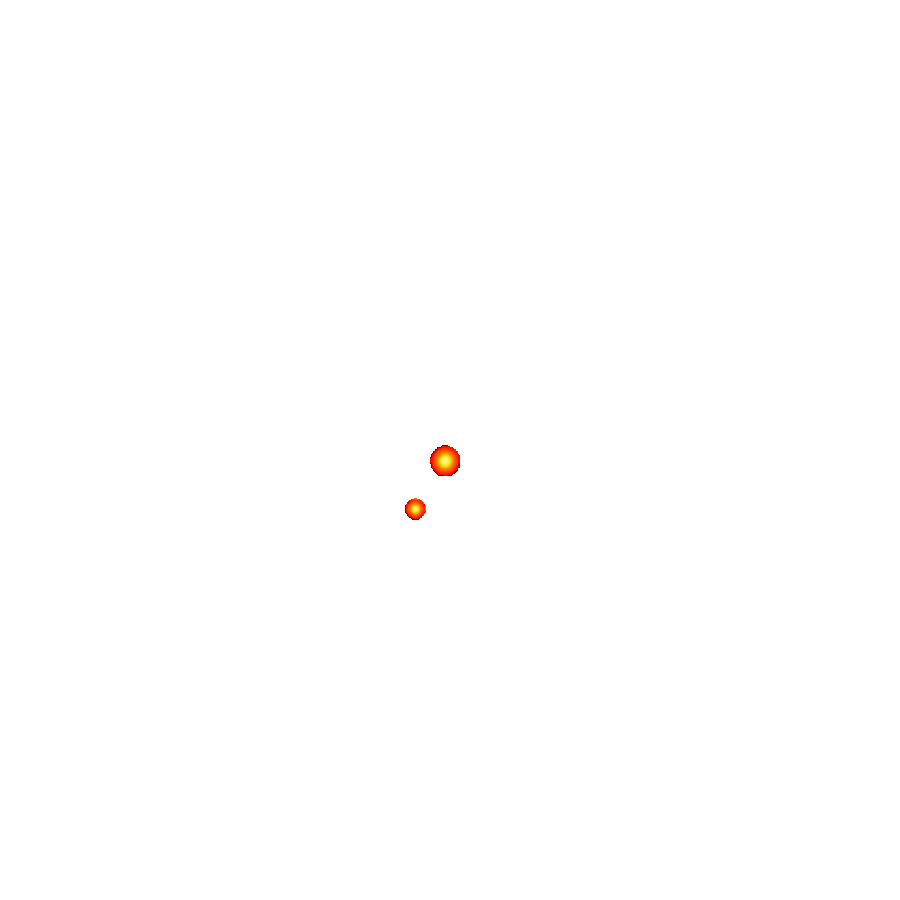
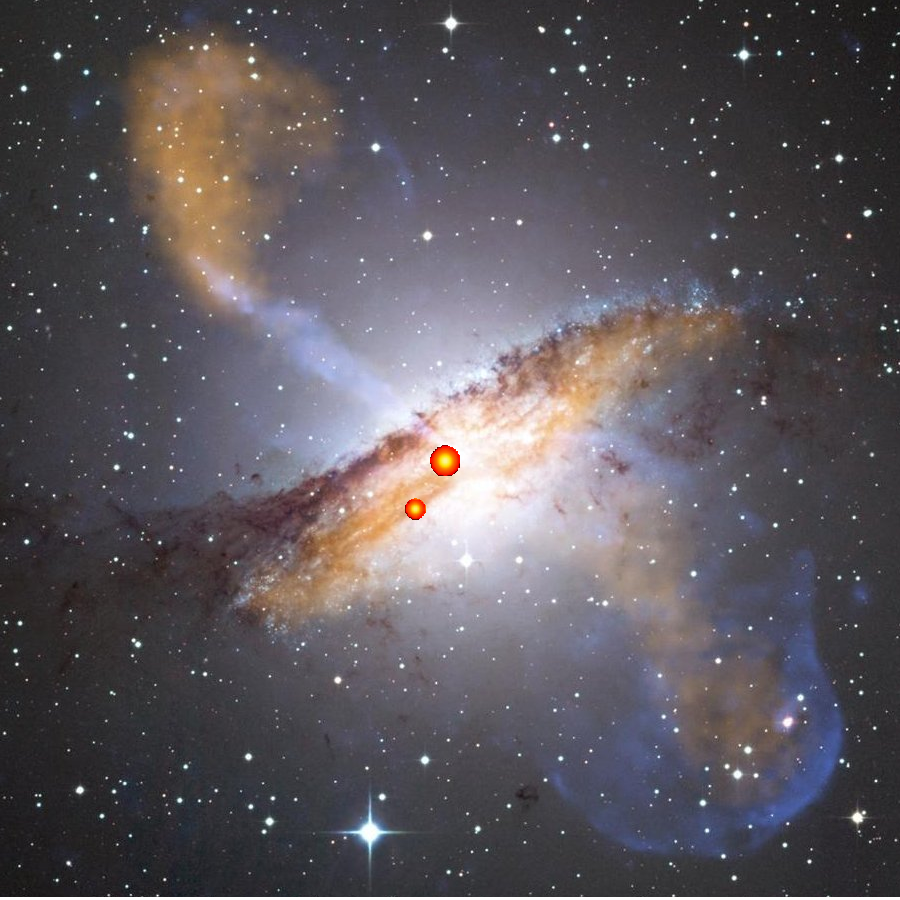
Two versions of the same layered image (900x900). Layer-by-layer changes:
added layer "dead ship background.png" over (0, 0, 900, 897)
